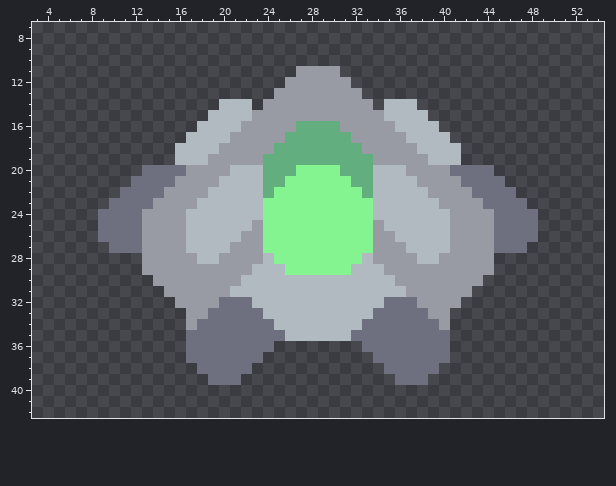
Pixel-art sprite -- core/assets-raw/sprites/units/oculon-old.png. Above: the version before the commit.
The file is 58x48 pixels. Shown: x 3..54, y 7..42.
After:
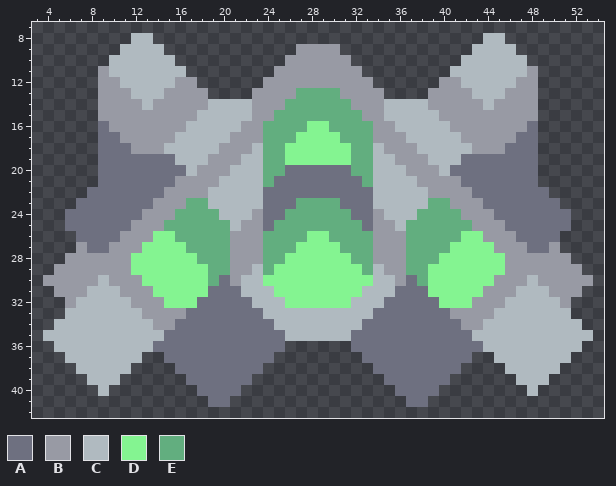
Palette (. is transparent): A #6e7080  B #989aa4  C #b0bac0  D #84f491  E #62ae7f
Changes in this commit:
Changed rows in their new state; - is an unchanged pixel.
first column x 4:
 8 --------CC------------------------------CC--------
 9 -------CCCC------------BBBB------------CCCC-------
10 ------CCCCCC----------BBBBBB----------CCCCCC------
11 -----BCCCCCCC--------BB----BB--------CCCCCCCB-----
12 -----BBCCCCCBB------BB------BB------BBCCCCCBB-----
13 -----BBBCCCBBBB----BB--EEEE--BB----BBBBCCCBBB-----
14 -----BBBBCBBBBBC---B--EEEEEE--B---CBBBBBCBBBB-----
15 -----BBBBBBBBBC------EEEEEEEE------CBBBBBBBBB-----
16 -----ABBBBBBBC------EEE-DD-EEE------CBBBBBBBA-----
17 -----AABBBBBC-------EE-DDDD-EE-------CBBBBBAA-----
18 -----AAABBBC-------CE-DDDDDD-EC-------CBBBAAA-----
19 -----AAAAAAA------CC--DDDDDD--CC------AAAAAAA-----
20 -----AAAA----C--------AAAAAA--------C----AAAA-----
21 -----AAA-------------AAAAAAAA-------------AAA-----
22 ----AAA-------------AAAAAAAAAA-------------AAA----
23 ---AAA-------EE-----AAAEEEEAAA-----EE-------AAA---
24 --AAA-------EEEE---BAAEEEEEEAAB---EEEE-------AAA--
25 --AAA---B--EEEEEE-B-AEEEEEEEEA-B-EEEEEE--B---AAA--
26 ---AA--BB-DDEEEEEB--EEEE--EEEE--BEEEEEDD-BB--AA---
27 ---BAABBBDDDDEEEE---EEE----EEE---EEEEDDDDBBBAAB---
28 --BBBBBBDDDDDDEEE---EE------EE---EEEDDDDDDBBBBBB--
29 -BBBBBBBDDDDDDDEE---ED------DE---EEDDDDDDDBBBBBBB-
30 BBBBBCBBBDDDDDDEA---DDDDDDDDDD---AEDDDDDDBBBCBBBBB
31 -BBBCCCBBBDDDDDAAA---DDDDDDDD---AAADDDDDBBBCCCBBB-
32 --BCCCCCBBBDDDAA------DDDDDD------AADDDBBBCCCCCB--
33 --CCCCCCCBBBBAA--------------------AABBBBCCCCCCC--
34 -CCCCCCCCCBBAA----------------------AABBCCCCCCCCC-
35 CCCCCCCCCCCAA------------------------AACCCCCCCCCCC
36 -CCCCCCCCCAAA--------A------A--------AAACCCCCCCCC-
37 --CCCCCCC--AA-------A--------A-------AA--CCCCCCC--
38 ---CCCCC----AA-----A----------A-----AA----CCCCC---
39 ----CCC------AA---A------------A---AA------CCC----
40 -----C--------AAAA--------------AAAA--------C-----
41 ---------------AA----------------AA---------------
Changed places in both pictures, as pixel boxes (x1, y1, x2, y2):
changed: (43, 33, 593, 407)
